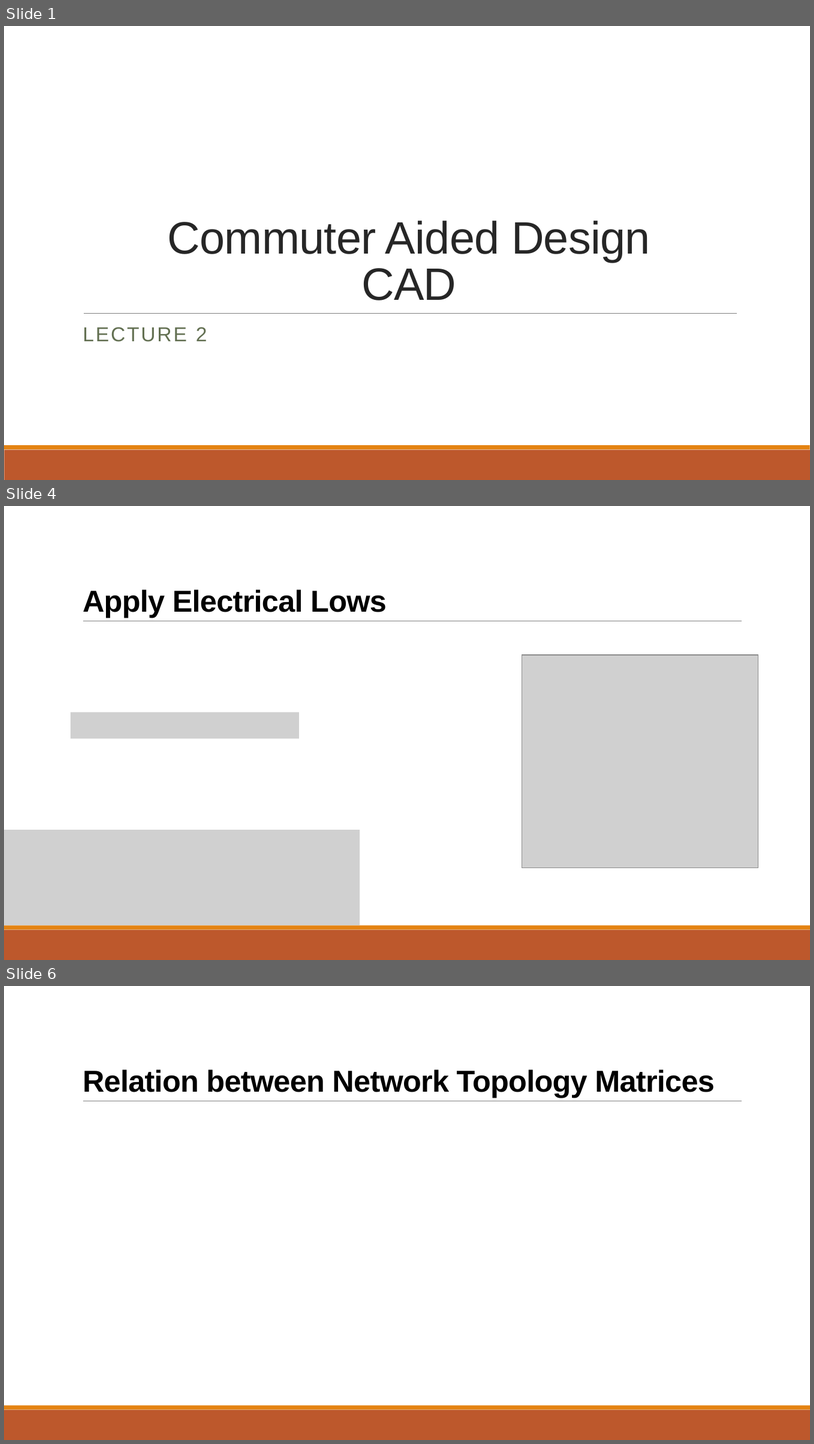
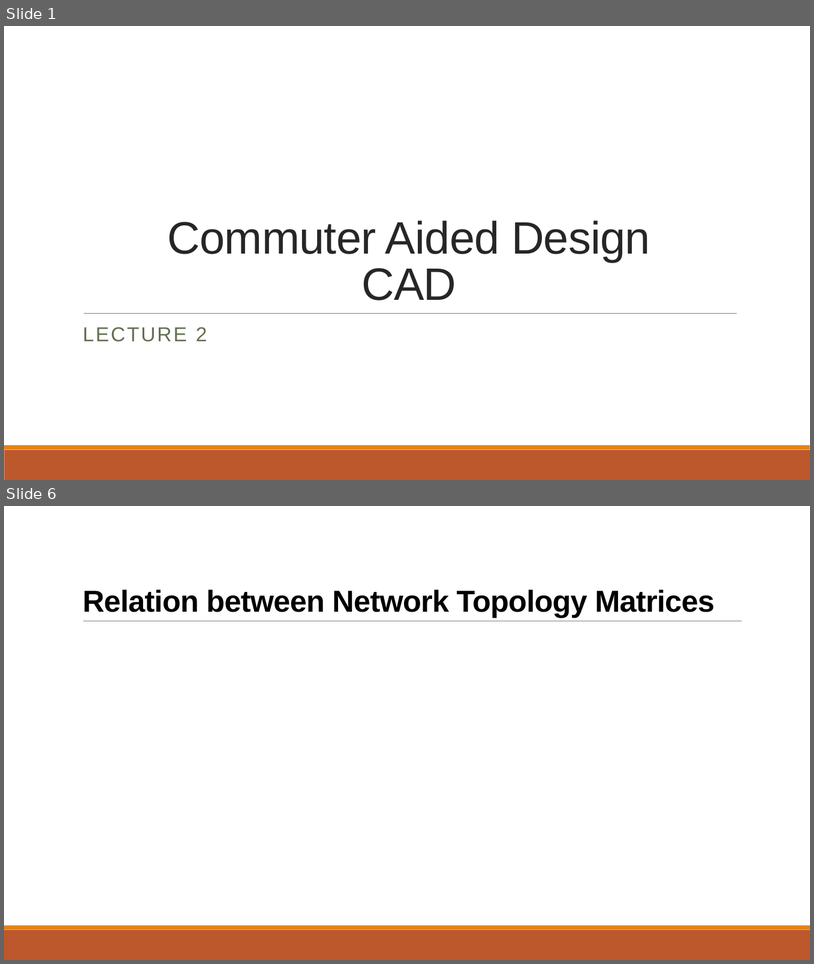
Before and after one commit to hamza-algohary/SCE-Term-7, a slide deck: CAD/CAD_Lec_02.pptx. Shown one above the other, each under a label of ours: slides 1, 4 and 6 before the commit, slides 1 and 6 after it; the slides between them are not shown. The pictures are 814x1444 and 814x964 pixels, drawn with LibreOffice and Linux fonts; fonts in the diff are those of the drawing; grey boxes stand for pictures. Boxes give left, top, right and bottom in pixels: in the first picture for what was removed or moved away, otherwise in the second. Text is boxed around its words. In the diff, an @@ line names an element or a change of style, - is before the commit and + after.

```diff
--- a/CAD/CAD_Lec_02.pptx
+++ b/CAD/CAD_Lec_02.pptx
@@ slide 4 removed at box(4, 506, 810, 960), background #FFFFFF; not listed: 3 template elements that a slide beside it also shows @@
@@ title removed at box(83, 589, 387, 618) @@
-Apply Electrical Lows
@@ picture removed at box(522, 655, 759, 868) @@
@@ picture removed at box(71, 712, 299, 739) @@
@@ picture removed at box(4, 829, 360, 925) @@
```
Also in this commit, not shown: 3 slides changed, 2 slides added, 1 other slide removed, 6 other files.
